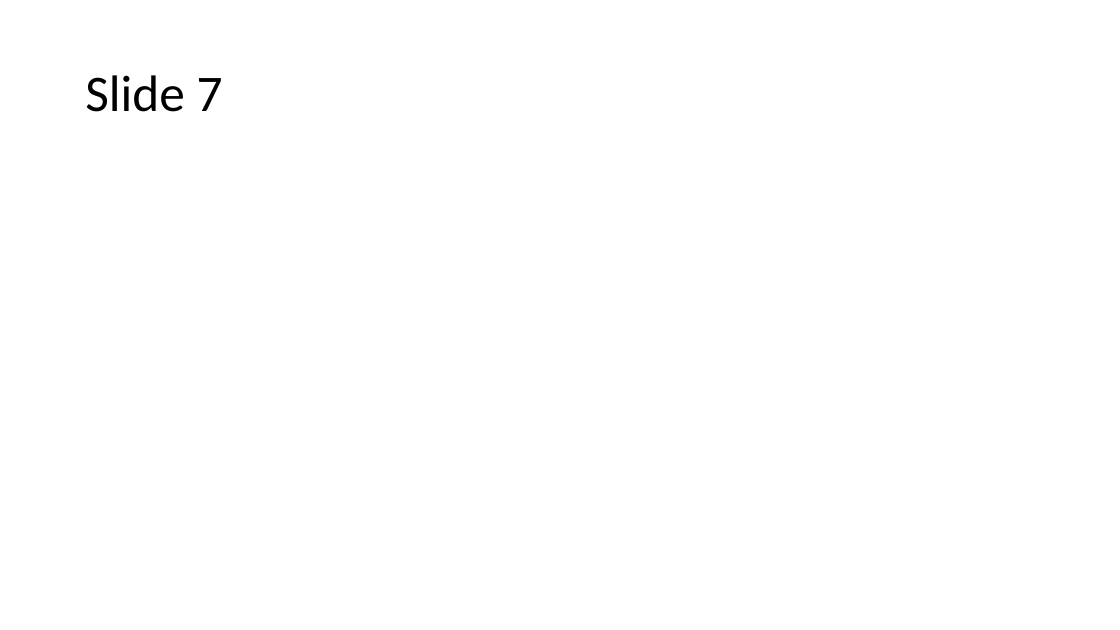
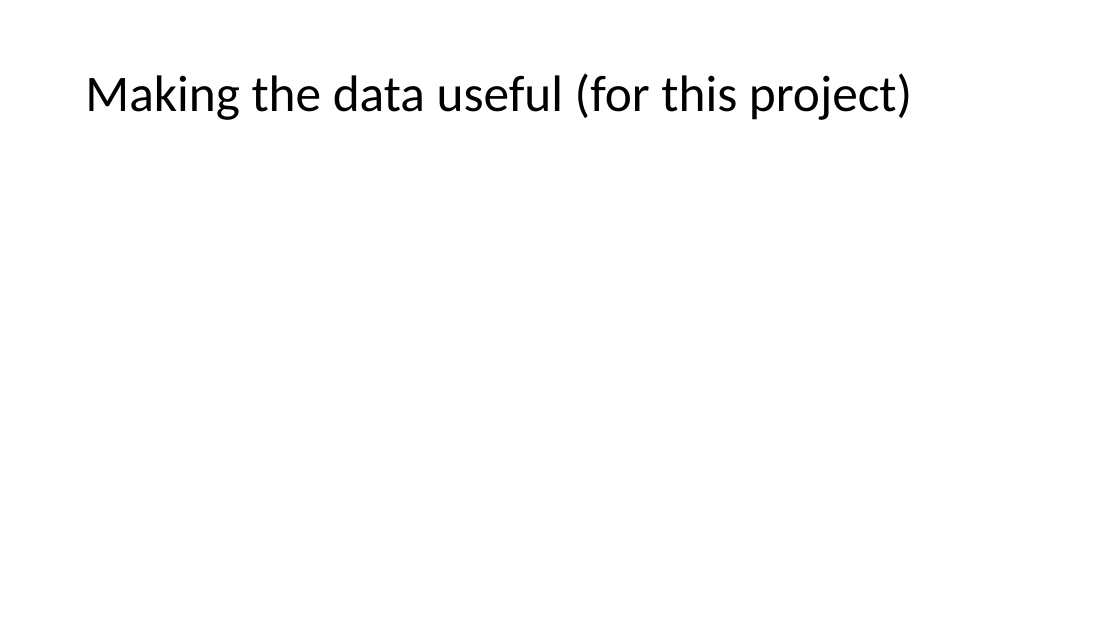
Before and after one commit to muftring/iu-datavis, a slide deck: slide 8 of project/mid-term-presentation.pptx. Drawn at 1120x630 pixels with LibreOffice and Linux fonts; fonts in the diff are those of the drawing. Boxes give left, top, right and bottom in pixels: in the first picture for what was removed or moved away, otherwise in the second. Text is boxed around its words. In the diff, an @@ line names an element or a change of style, - is before the commit and + after.

```diff
--- a/project/mid-term-presentation.pptx
+++ b/project/mid-term-presentation.pptx
@@ title at (85, 73, 912, 120): text changed @@
-Slide 7
+Making the data useful (for this project)
```
Also in this commit, not shown: 4 other slides changed, 4 slides added, 4 slides removed, 8 other files.
